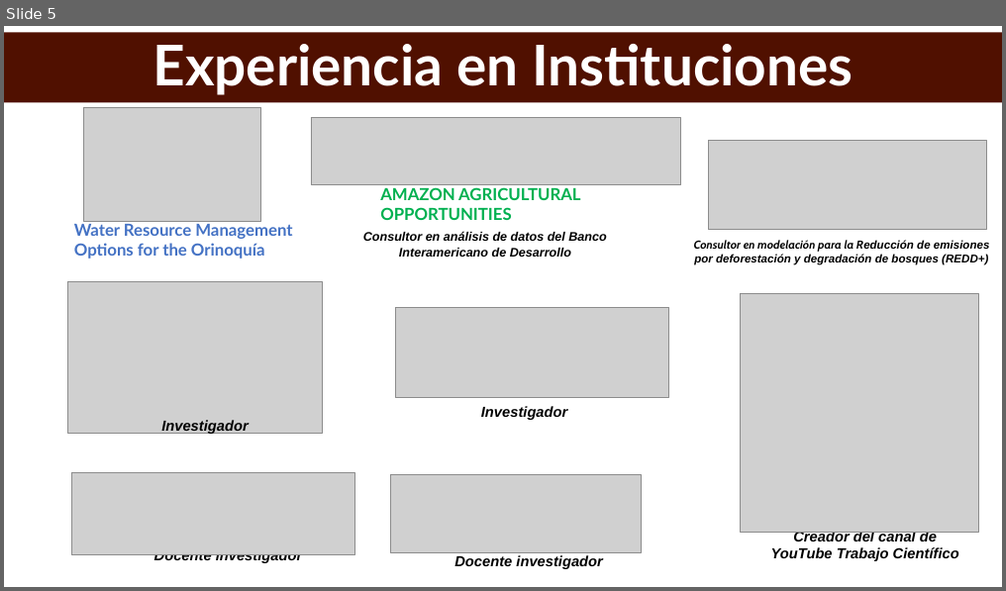
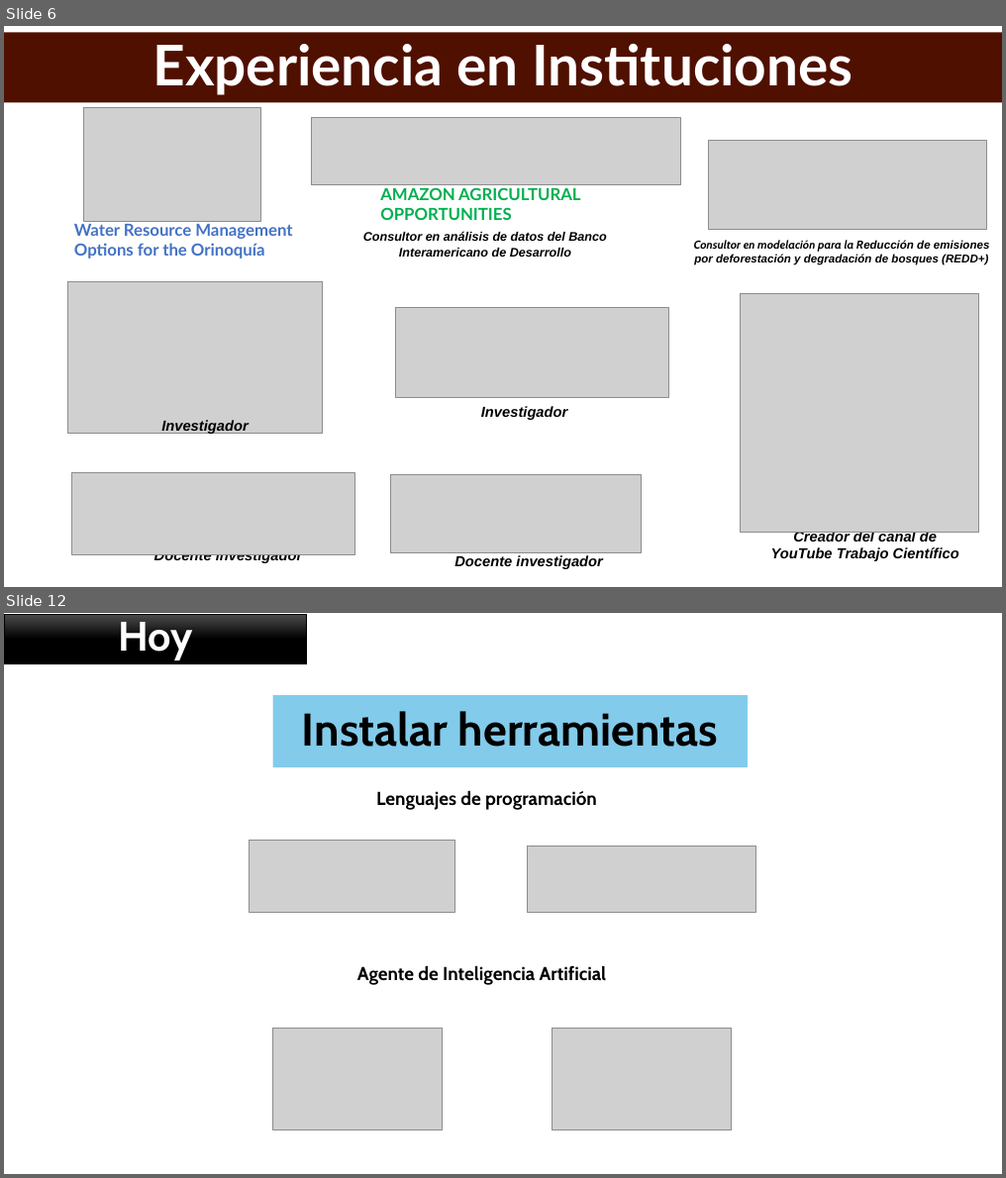
Before and after one commit to trabajocientifico/curso_optimizacion_investigacion_con__IA, a slide deck: presentacion.pptx. Shown one above the other, each under a label of ours: slide 5 before the commit, slides 6 and 12 after it; the slides between them are not shown. The pictures are 1006x591 and 1006x1178 pixels, drawn with LibreOffice and Linux fonts; fonts in the diff are those of the drawing; grey boxes stand for pictures. Boxes give left, top, right and bottom in pixels: in the first picture for what was removed or moved away, otherwise in the second. Text is boxed around its words. In the diff, an @@ line names an element or a change of style, - is before the commit and + after.

```diff
--- a/presentacion.pptx
+++ b/presentacion.pptx
@@ slide 12 added at [4, 613, 1002, 1174], background #FFFFFF @@
@@ rectangle added at [4, 615, 307, 664], fill gradient #4B4B4B to #000000, outline #000000 1 pt, 39.6 pt, text #FFFFFF, bold @@
+Hoy
@@ title added at [272, 695, 747, 768], fill #83CBEB, 44 pt, text #000000, bold @@
+Instalar herramientas
@@ text added at [376, 790, 597, 810], 18 pt, text #000000, bold @@
+Lenguajes de programación
@@ picture added at [249, 840, 454, 912] @@
@@ picture added at [528, 846, 755, 912] @@
@@ text added at [357, 965, 607, 985], 18 pt, text #000000, bold @@
+Agente de Inteligencia Artificial
@@ picture added at [272, 1029, 443, 1131] @@
@@ picture added at [552, 1029, 732, 1131] @@
@@ what was slide 5 is now slide 6 @@
```
Also in this commit, not shown: 16 other slides added, 1 slide removed, 13 other files.
